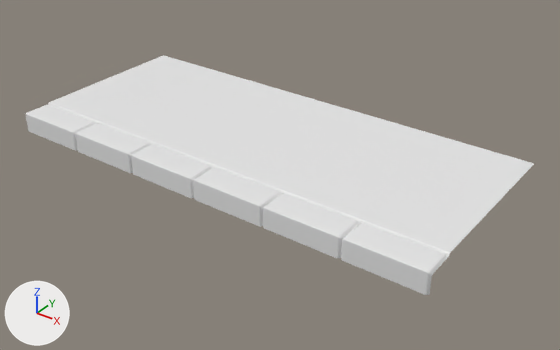
A saved change to the Blender file data/Assets/Meshes/Parts/Walk 1.blend.
Rendered twice from a camera (50 mm lens) standing at (6.27, -5.18, 3.48) and looking at (2.46, -0.01, -0.14). Every picture has the same lights, and +X, +Y and +Z are marked at lower left.

Script lines for the objects in view, before the commit:
```python
me_plane = bpy.data.meshes.new('Plane')
me_plane.from_pydata(...)  # 16 vertices, 9 faces; spans x 0.0..0.75, y -1.0..1.0, z 0.0..0.2
me_plane.polygons.foreach_set('use_smooth', [True] * 9)
# before: 0 (0.75, 1.0, 0.2), 1 (0.0, 1.0, 0.2), 10 (0.75, -0.69, 0.2), 12 (0.0, -0.69, 0.2)
ob_plane = bpy.data.objects.new('Plane', me_plane)
ob_plane.location = (0.0, 0.0, 0.0)
_m = ob_plane.modifiers.new('Array', 'ARRAY')
_m.count = 6
_m = ob_plane.modifiers.new('Bevel', 'BEVEL')
_m.width = 0.01
_m.width_pct = 0.01
_m.segments = 2
_m.use_clamp_overlap = False
_m = ob_plane.modifiers.new('WeightedNormal', 'WEIGHTED_NORMAL')
```
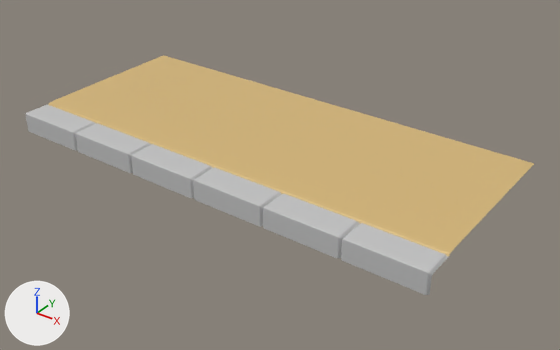
Location of each change, [x1, y1, x2, y2] in pixels of the pictures (560 x 350 px):
part 1 of me_plane, built on: before [49, 55, 534, 253]; after [49, 55, 534, 254]
part 2 of me_plane, recoloured (white to grey): [25, 105, 448, 295] in both
part 3 of me_plane, recoloured (white to beige): [48, 104, 450, 257] in both

Patch to the scene script:
```diff
--- a/data/Assets/Meshes/Parts/Walk 1.blend.py
+++ b/data/Assets/Meshes/Parts/Walk 1.blend.py
@@ mat_m_concrete @@
+mat_m_concrete = principled_material('m_concrete')
+mat_m_concrete.base_color = (0.56, 0.56, 0.56)  # light grey #c5c5c5
@@ mat_m_cobble @@
+mat_m_cobble = principled_material('m_cobble')
+mat_m_cobble.base_color = (0.674, 0.474, 0.191)  # beige #d6b779
@@ me_plane @@
 # used by ob_plane; location = (0.0, 0.0, 0.0)
 # verts and faces of me_plane; kept vertices keep their numbers, new ones are numbered from 16
-me_plane.from_pydata(...)  # 16 vertices, 9 faces; spans x 0.0..0.75, y -1.0..1.0, z 0.0..0.2
+me_plane.from_pydata(...)  # 18 vertices, 10 faces; spans x 0.0..0.75, y -1.0..1.0, z 0.0..0.2
+# me_plane part 1
+delete_faces([(0, 1, 12, 10)])
+verts[10] = (0.75, -0.69, 0.19)  # moved
+verts[12] = (0.0, -0.69, 0.19)  # moved
+verts[16] = (0.75, -0.6, 0.2)
+verts[17] = (0.0, -0.6, 0.2)
+faces += [(0, 1, 17, 16), (10, 16, 17, 12)]  # mat_m_cobble (beige #d6b779)
+# me_plane part 2: 6 faces spanning x 0.0..0.75, y -1.0..-0.71, z 0.0..0.2 switch from no material to mat_m_concrete (light grey #c5c5c5)
+# me_plane part 3: 2 faces spanning x 0.0..0.75, y -0.72..-0.69, z 0.17..0.2 switch from no material to mat_m_cobble (beige #d6b779)
```
